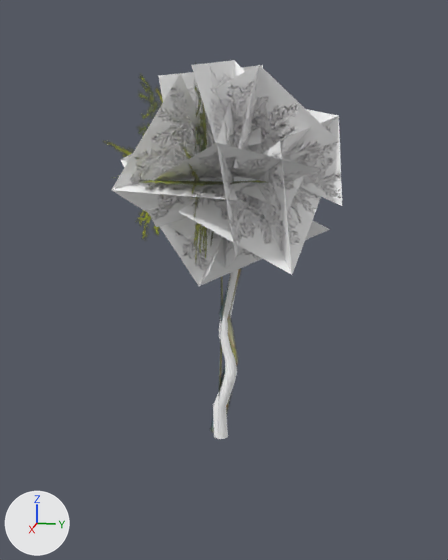
A saved change to the FBX model Projects/FourWayStop/Assets/Props/Trees/Eucalyptus_Sm01.fbx.
One viewpoint serves both versions: a camera (50 mm lens) standing at (8.86, 1.84, 4.27) and looking at (0.19, 0.11, 2.1). Every picture has the same lights, and +X, +Y and +Z are marked at lower left. Where no turn or scale is listed for an object, it has been applied to the vertices.

Objects in the first picture: 'Eucalyptus_Sm01_LOD1', 'Eucalyptus_Sm01_Leaves', 'Eucalyptus_Sm01_Trunk'.
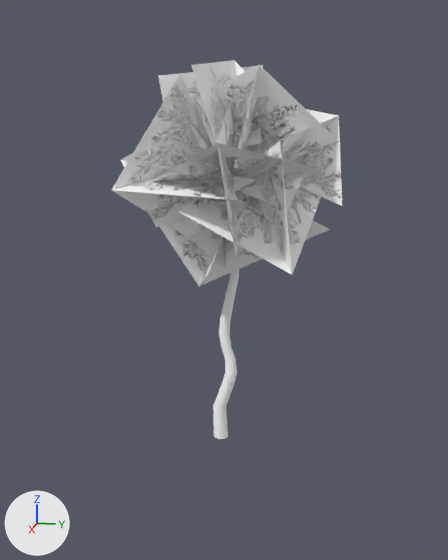
Location of each change, [x1, y1, x2, y2] in pixels of the pictures (448 x 560 px):
'Eucalyptus_Sm01_LOD1', deleted: before [103, 63, 285, 432]

Patch to the scene script:
```diff
--- a/Projects/FourWayStop/Assets/Props/Trees/Eucalyptus_Sm01.fbx.py
+++ b/Projects/FourWayStop/Assets/Props/Trees/Eucalyptus_Sm01.fbx.py
@@ ob_eucalyptus_sm01_lod1 @@
-ob_eucalyptus_sm01_lod1 = bpy.data.objects.new('Eucalyptus_Sm01_LOD1', me_mesh_002)
-ob_eucalyptus_sm01_lod1.location = (0.0, 0.0, 0.0)
```
